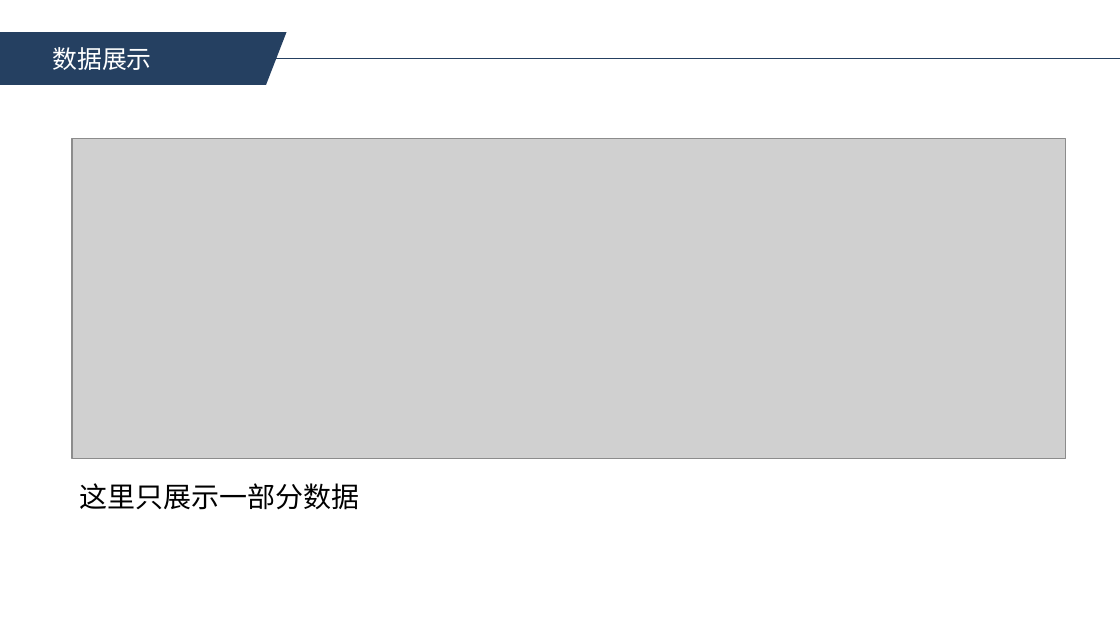
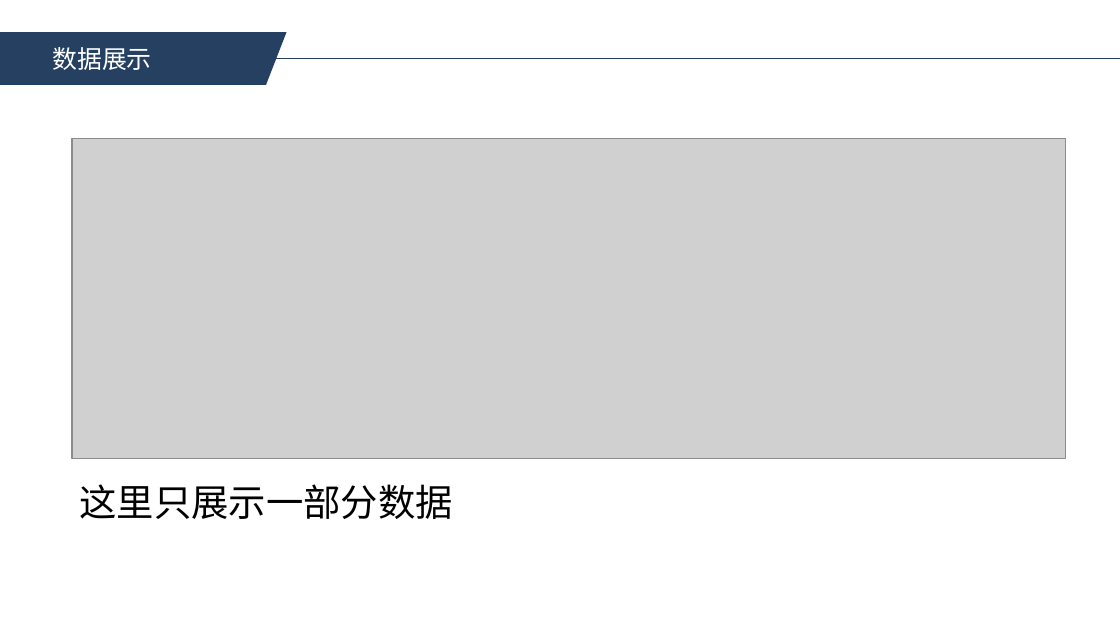
Before and after one commit to impossible03/Computer-Vision-homework, a slide deck: slide 4 of 04-刘宇-project1.pptx. Drawn at 1120x630 pixels with LibreOffice and Linux fonts; fonts in the diff are those of the drawing; grey boxes stand for pictures. Boxes give left, top, right and bottom in pixels: in the first picture for what was removed or moved away, otherwise in the second. Text is boxed around its words. In the diff, an @@ line names an element or a change of style, - is before the commit and + after.

```diff
--- a/04-刘宇-project1.pptx
+++ b/04-刘宇-project1.pptx
@@ text "这里只展示一部分数据" at bbox=[80, 484, 453, 519]: size 18 to 24 pt @@
```
Also in this commit, not shown: 2 other slides changed, 9 slides added, 1 slide removed, 1 other file.
